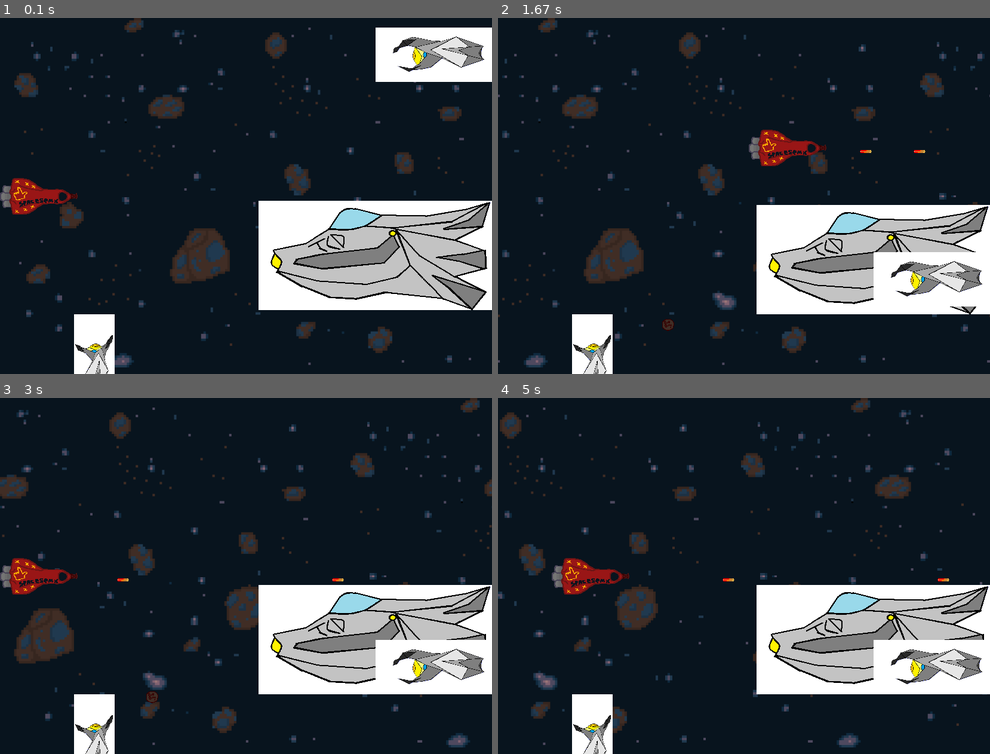
Above: before the commit, frames 1-4 (two rows, left to right).
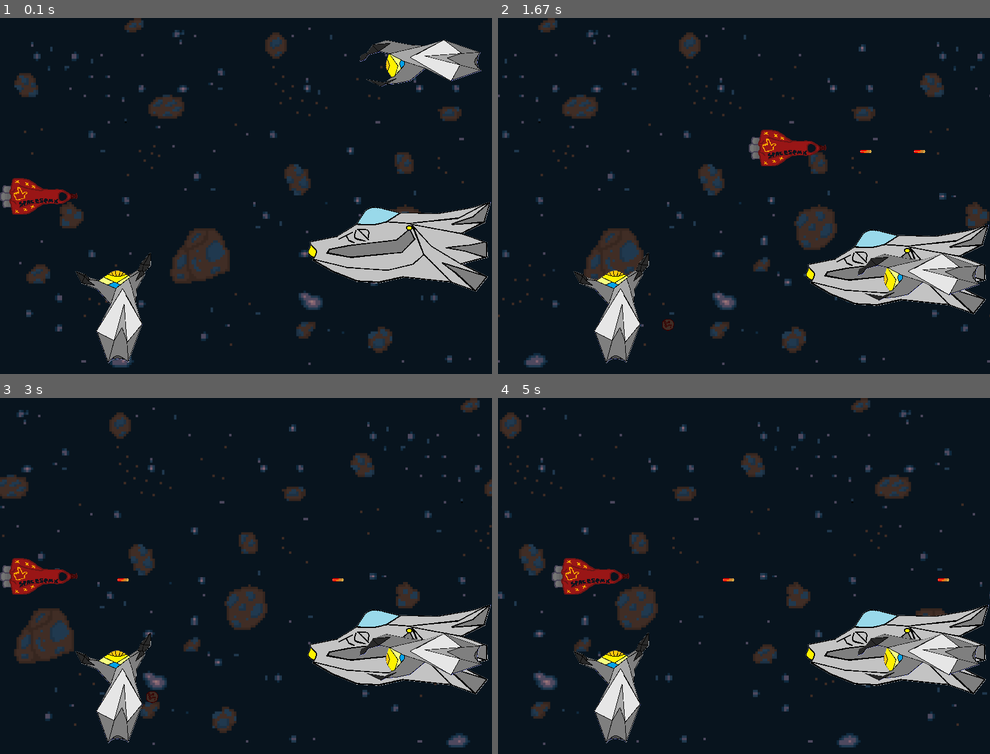
Above: after the commit, the same moments.

Repository: LuizHFS-Codice/Dessoft
Game: pygame game, started from Pygame/#Teste de features.py
Same seed, same stepped clock (60 frames per second), same inputs: the game is played once before the commit and once after it.
Inputs:
- Up to frame 1 (0.1 s): no input
- Up to frame 2 (1.67 s): hold Right 0.33-0.8 s; hold Up 0.83-1.13 s; tap Z at 0.9, 1.23, 1.53 s; tap X at 0.98 s; hold Right 1.17-1.63 s
- Up to frame 3 (3 s): hold Left 1.67-2.2 s; tap Z at 1.73, 2.03, 2.3, 2.63, 2.93 s; hold Down 2.23-2.53 s; tap X at 2.38 s; hold Left 2.57-2.97 s
- Up to frame 4 (5 s): hold Up 3-3.37 s; tap Z at 3.07, 3.47, 3.77, 4.13, 4.53, 4.83 s; hold Right 3.4-4.03 s; tap X at 3.55 s; hold Down 4.07-4.43 s; hold Left 4.47-4.93 s; hold Right from 4.97 s (still down)

The runs differ from the first frame. In frame 1, 18% of the frame differs, in the area x 15-100%, y 2-100%; in frame 2, 16%; in frame 3, 16%; in frame 4, 16%.

Commit message:
Teste de Features, Alterações nas Classes e nas Config

Diff:
--- a/Pygame/#Teste de features.py
+++ b/Pygame/#Teste de features.py
@@ -61,6 +61,7 @@
                 jogador.speedy+=Vy
             if event.key==pygame.K_DOWN:
                 jogador.speedy-=Vy
+
     Sprites.update()
     movimento=0
     rolagem-=1
--- a/Pygame/Classes.py
+++ b/Pygame/Classes.py
@@ -375,6 +375,8 @@
             self.rect.left=100
         if self.rect.right>Largura//1.5:
             self.rect.right=Largura//1.5
+        if self.rect.bottom>Altura:
+            self.rect.bottom=Altura
 
     def atirar(self):
         # O novo Missil vai ser criado logo acima e no centro vertical do Trimpot
--- a/Pygame/Config.py
+++ b/Pygame/Config.py
@@ -11,12 +11,12 @@
 LargNavt=50/1.1
 AltNavt=100/1.1
 
-LargBoss1=LargNav*3
-AltBoss1=AltNav*3
-LargBoss2=LargNav*1.5
-AltBoss2=AltNav*1.5
-LargBoss3=LargNavt*1.5
-AltBoss3=AltNavt*1.5
+LargBoss1=LargNav*2.5
+AltBoss1=AltNav*2.5
+LargBoss2=LargNav*2
+AltBoss2=AltNav*2
+LargBoss3=LargNavt*3
+AltBoss3=AltNavt*3
 
 LargBala=20
 AltBala=10
Binary file changed: Pygame/Assets/Imagens/Tax_1.png
Binary file changed: Pygame/Assets/Imagens/Tax_2.png
Binary file changed: Pygame/Assets/Imagens/Tax_3.png
